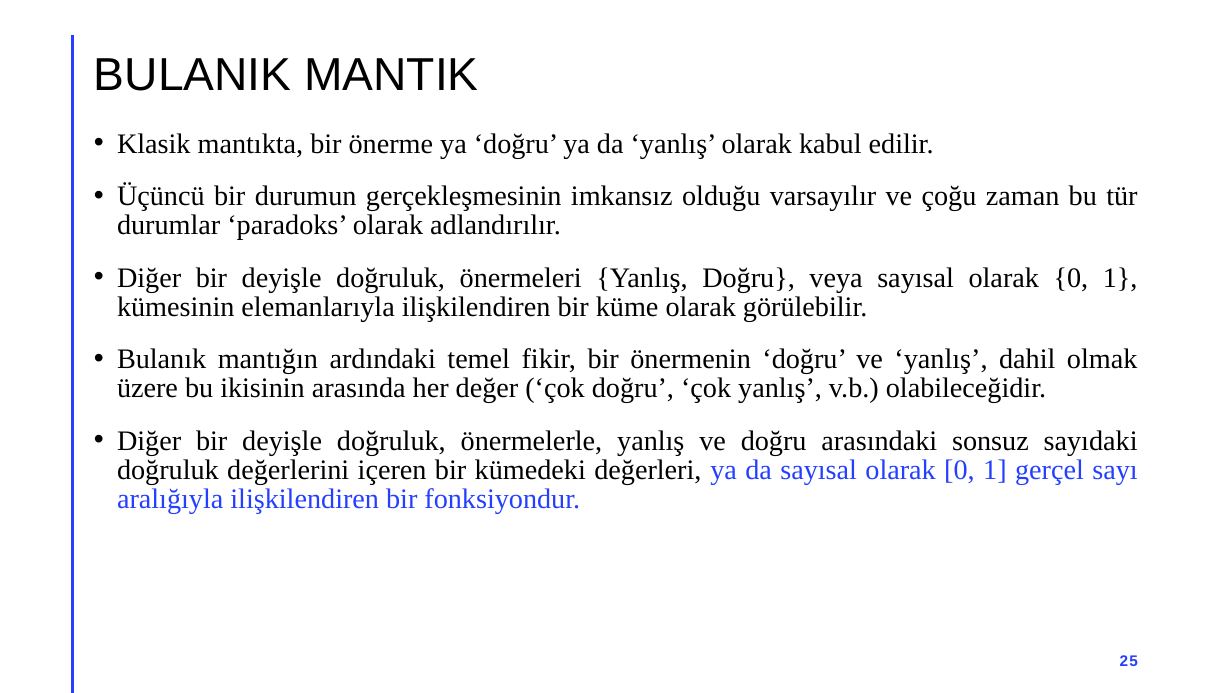
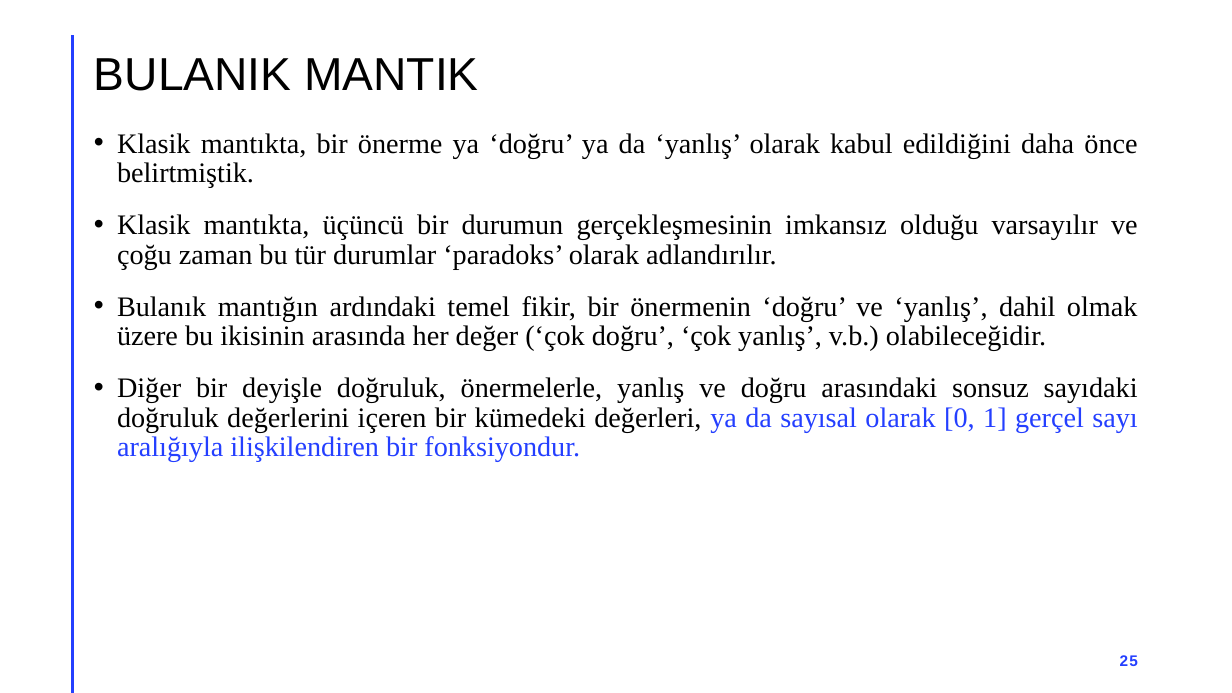
Before and after one commit to akaraci/Ileri-Bulanik-Mantik, a slide deck: slide 25 of Hafta-1.pptx. Drawn at 1232x693 pixels with LibreOffice and Linux fonts; fonts in the diff are those of the drawing. Boxes give left, top, right and bottom in pixels: in the first picture for what was removed or moved away, otherwise in the second. Text is boxed around its words. In the diff, an @@ line names an element or a change of style, - is before the commit and + after.

```diff
--- a/Hafta-1.pptx
+++ b/Hafta-1.pptx
@@ text at (x1=117, y1=133, x2=1138, y2=269): text changed @@
-• Klasik mantıkta, bir önerme ya ‘doğru’ ya da ‘yanlış’ olarak kabul edilir.
-• Üçüncü bir durumun gerçekleşmesinin imkansız olduğu varsayılır ve çoğu zaman bu tür durumlar ‘paradoks’ olarak adlandırılır.
-• Diğer bir deyişle doğruluk, önermeleri {Yanlış, Doğru}, veya sayısal olarak {0, 1}, kümesinin elemanlarıyla ilişkilendiren bir küme olarak görülebilir.
+• Klasik mantıkta, bir önerme ya ‘doğru’ ya da ‘yanlış’ olarak kabul edildiğini daha önce belirtmiştik.
+• Klasik mantıkta, üçüncü bir durumun gerçekleşmesinin imkansız olduğu varsayılır ve çoğu zaman bu tür durumlar ‘paradoks’ olarak adlandırılır.
```
Also in this commit, not shown: 15 other slides changed, 2 slides removed, 2 other files.
